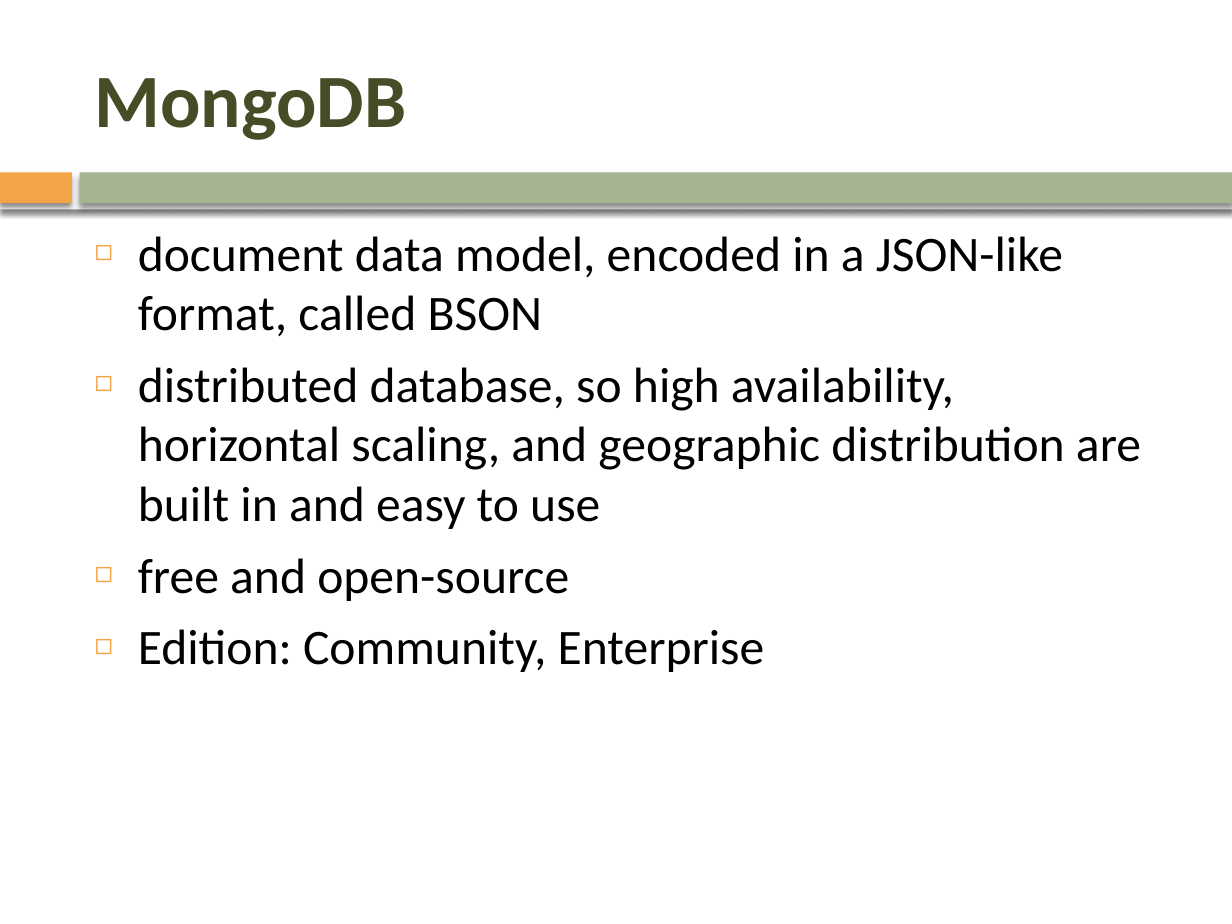
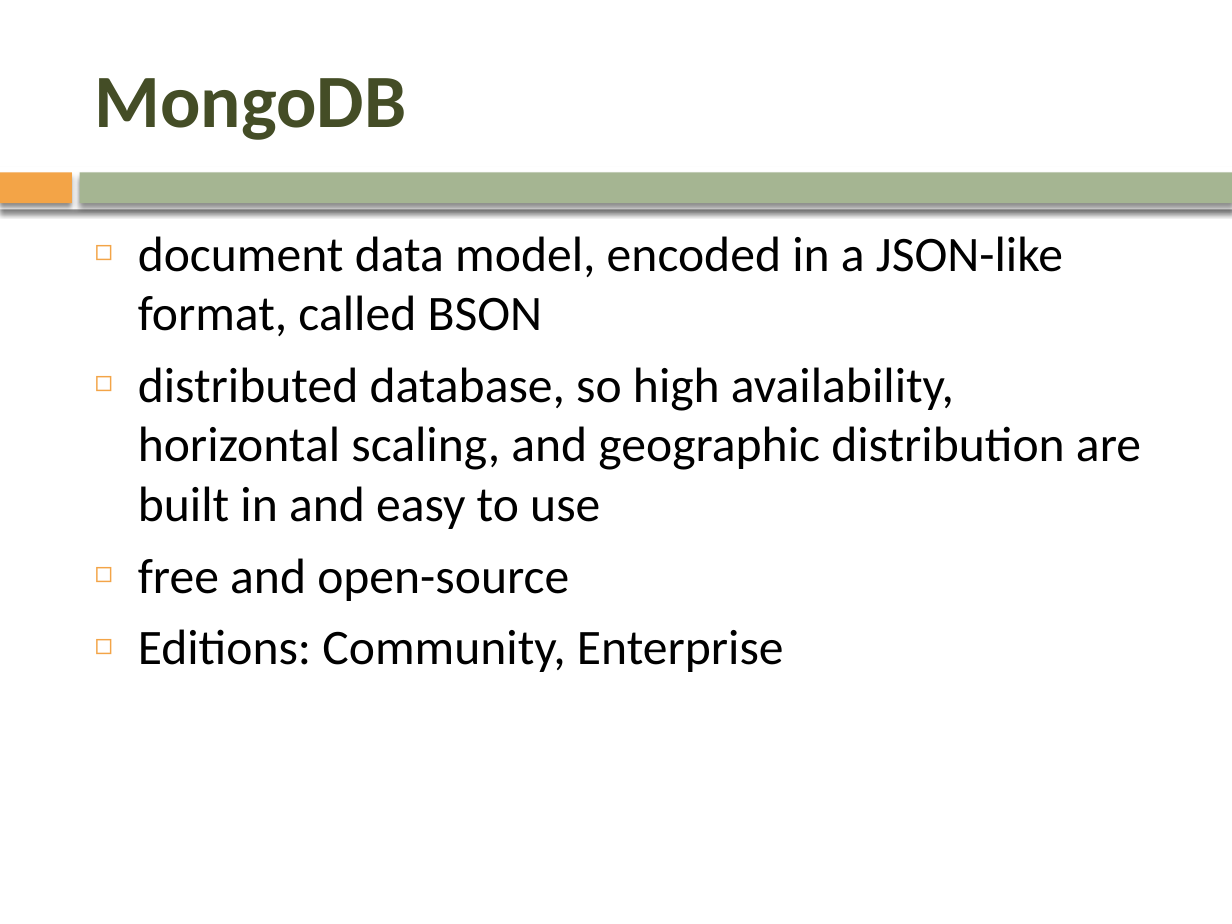
Before and after one commit to mrviit/notes, a slide deck: slide 24 of pp_template/nonsql/NoSQL.pptx. Drawn at 1232x924 pixels with LibreOffice and Linux fonts; fonts in the diff are those of the drawing; background and template pictures are left out. Boxes give left, top, right and bottom in pixels: in the first picture for what was removed or moved away, otherwise in the second. Text is boxed around its words. In the diff, an @@ line names an element or a change of style, - is before the commit and + after.

```diff
--- a/pp_template/nonsql/NoSQL.pptx
+++ b/pp_template/nonsql/NoSQL.pptx
@@ text at <box>138,629,784,672</box>: text changed @@
-◻ Edition: Community, Enterprise
+◻ Editions: Community, Enterprise
```
Also in this commit, not shown: 22 other slides changed, 3 slides removed, 2 other files.
